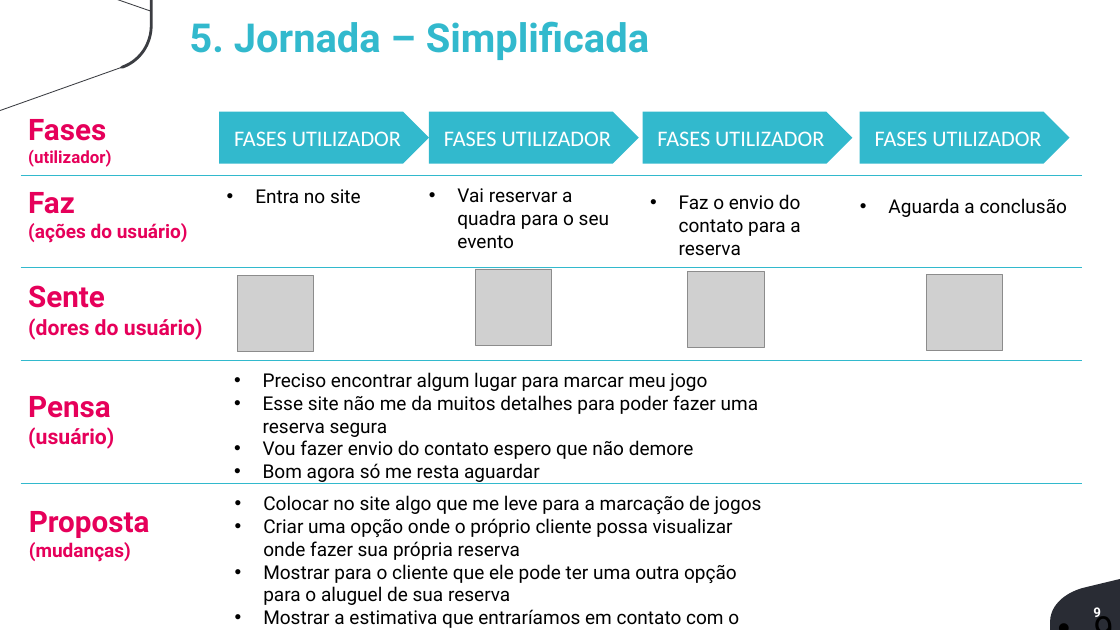
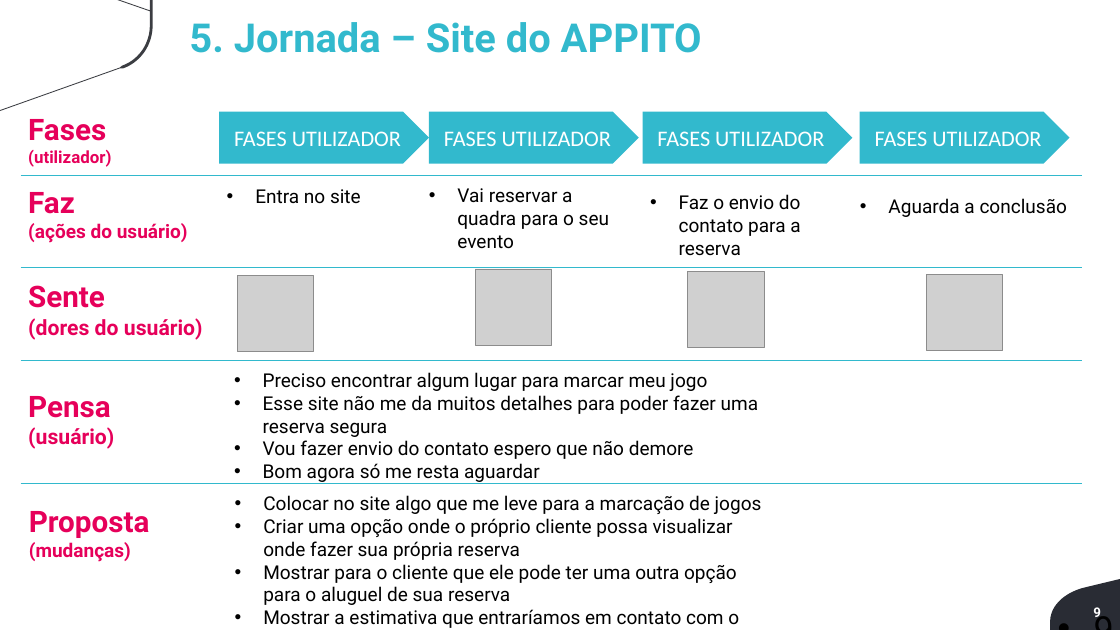
Before and after one commit to luizberto/grupo3-provisorio, a slide deck: slide 9 of Documentação/Sprint 1 - Entregavel do Projeto - v2 - Aluno (2) (1).pptx. Drawn at 1120x630 pixels with LibreOffice and Linux fonts; fonts in the diff are those of the drawing; grey boxes stand for pictures; background and template pictures are left out. Boxes give left, top, right and bottom in pixels: in the first picture for what was removed or moved away, otherwise in the second. Text is boxed around its words. In the diff, an @@ line names an element or a change of style, - is before the commit and + after.

Commit message:
updatezinho

```diff
--- a/Documentação/Sprint 1 - Entregavel do Projeto - v2 - Aluno (2) (1).pptx
+++ b/Documentação/Sprint 1 - Entregavel do Projeto - v2 - Aluno (2) (1).pptx
@@ text at [189,22,702,53]: text changed @@
-5. Jornada – Simplificada
+5. Jornada – Site do APPITO
```
